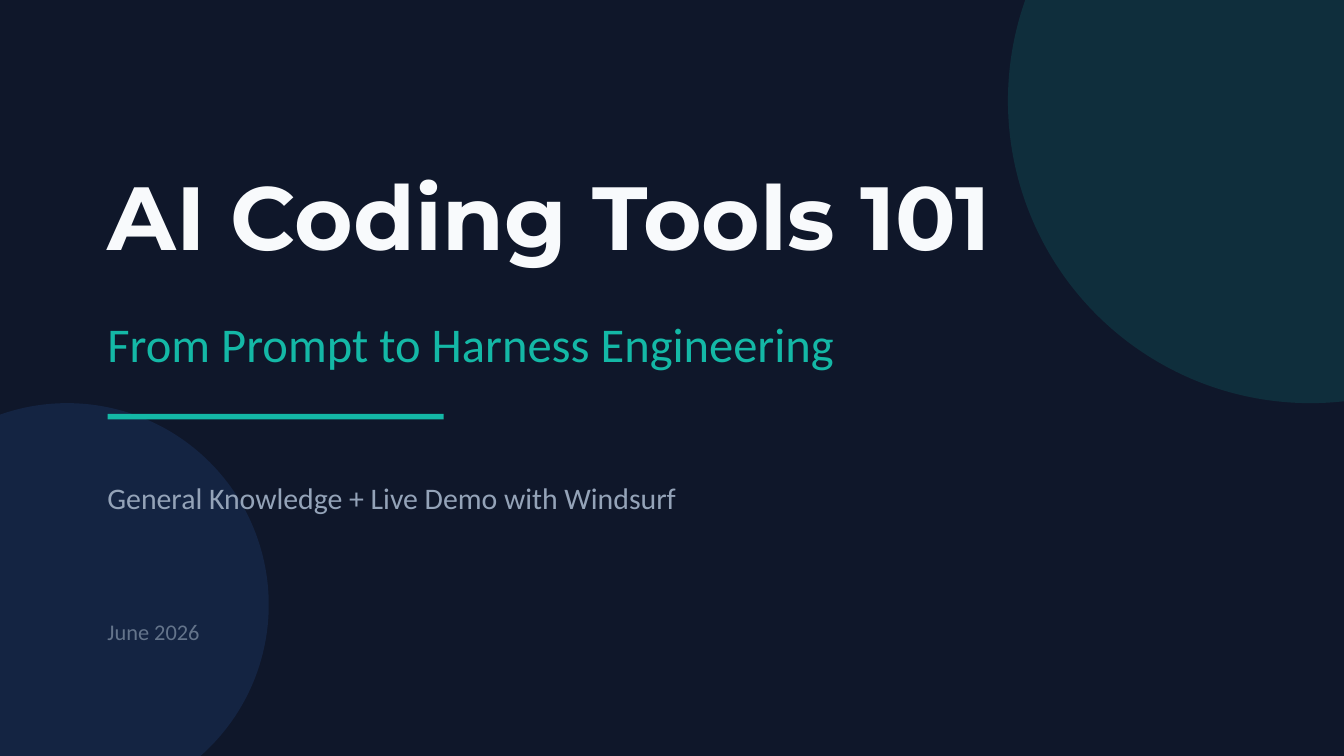
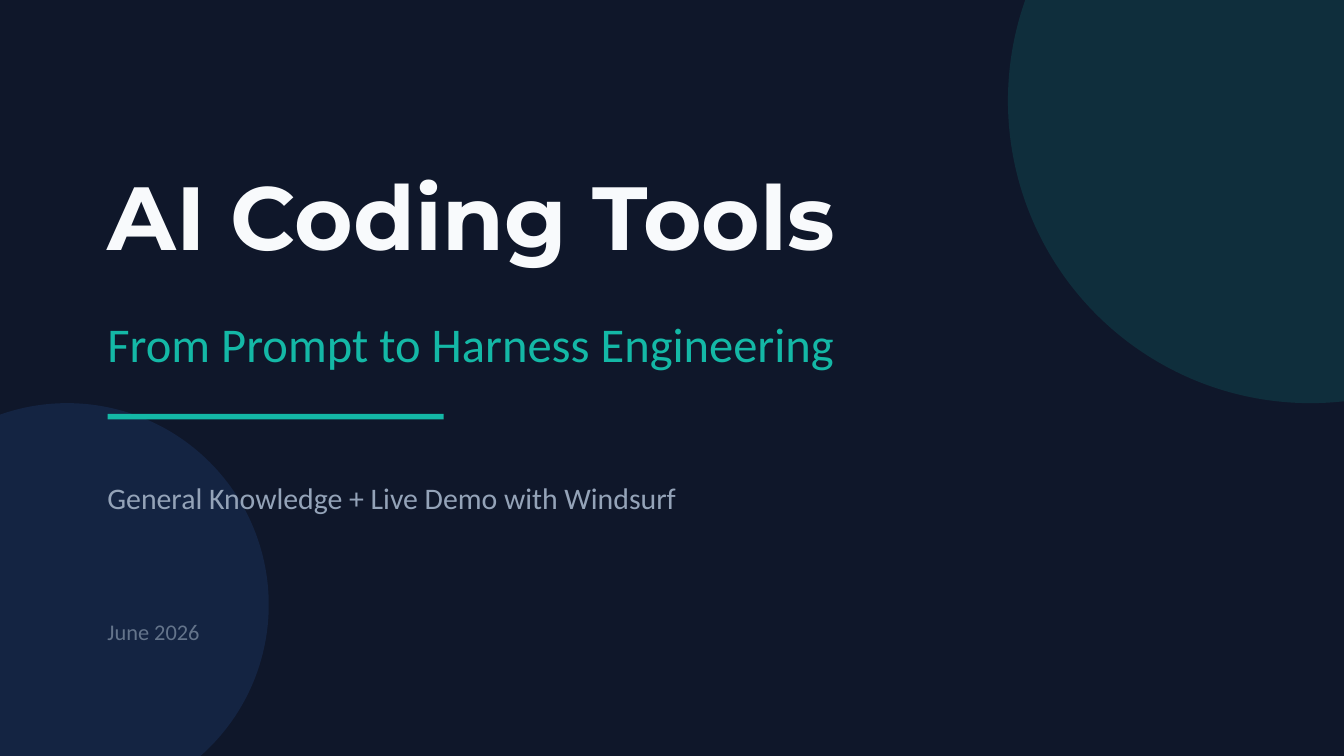
Before and after one commit to chenkunyuan/ai-tools-intro-sharing, a slide deck: slide 1 of AI_Getting_Started_with_AI_Tools.pptx. Drawn at 1344x756 pixels with LibreOffice and Linux fonts; fonts in the diff are those of the drawing. Boxes give left, top, right and bottom in pixels: in the first picture for what was removed or moved away, otherwise in the second. Text is boxed around its words. In the diff, an @@ line names an element or a change of style, - is before the commit and + after.

```diff
--- a/AI_Getting_Started_with_AI_Tools.pptx
+++ b/AI_Getting_Started_with_AI_Tools.pptx
@@ text at (107,179,835,268): text changed @@
-AI Coding Tools 101
+AI Coding Tools
```
Also in this commit, not shown: 6 other slides changed, 4 other files.
